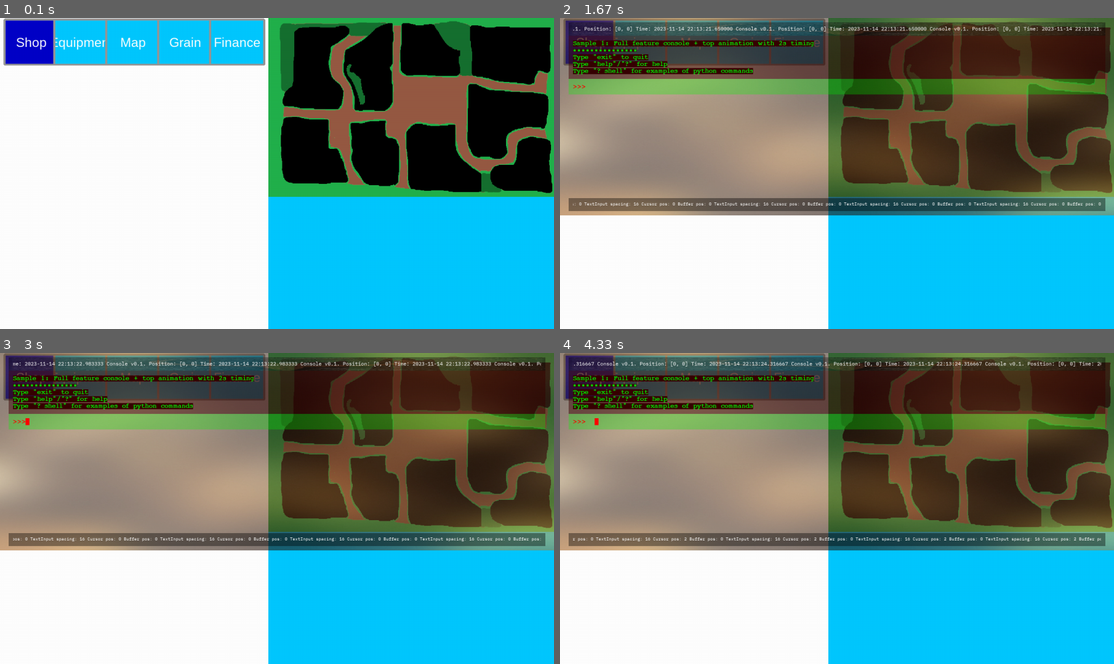
Above: before the commit, frames 1-4 (two rows, left to right).
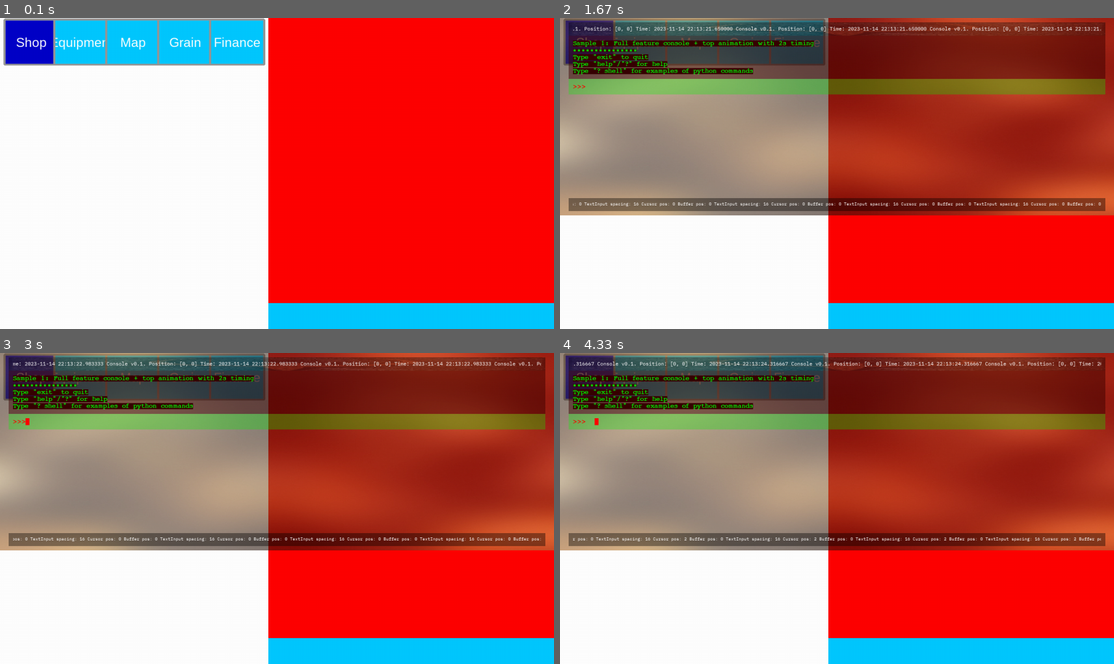
Above: after the commit, the same moments.

Repository: CaptainDeathead/Farm-CEO-ng
Game: pygame game, started from game/main.py
Same seed, same stepped clock (60 frames per second), same inputs: the game is played once before the commit and once after it.
Inputs (mouse positions are in pixels of both pictures, inside the frame that each line leads up to):
- Up to frame 1 (0.1 s): no input
- Up to frame 2 (1.67 s): click (692, 42) at 0.38 s; click (593, 42) at 0.72 s; tap F1 at 1 s; tap Enter at 1.33 s
- Up to frame 3 (3 s): tap Space at 1.67, 2.57, 2.9 s; hold Right 2-2.47 s; hold Up 2.5-2.8 s; hold Right from 2.83 s (still down); tap Home at 2.98 s
- Up to frame 4 (4.33 s): tap Space at 3.2, 3.4, 3.7, 3.97, 4.3 s; release Right at 3.3 s; hold Left 3.33-3.87 s; hold Down 3.9-4.2 s; hold Left from 4.23 s (still down)

The runs differ from the first frame. In frame 1, 47% of the frame differs, in the area x 48-100%, y 0-92%; in frame 2, 47%; in frame 3, 47%; in frame 4, 47%.

Commit message:
Map upgrades and map configs

Diff:
--- /dev/null
+++ b/game/assets/Data/Maps/green_spring.json
@@ -0,0 +1,81 @@
+{
+    "name": "Green Spring",
+    "creator": "CaptainDeathead & TobyHall633",
+    "version": "v1.0.0",
+    "filename": "green_spring.png",
+    "paddock count": 9,
+    "paddocks": {
+        "1": {
+            "hectares": 60,
+            "owned by player": false,
+            "default state": 0,
+            "gate": null
+        },
+        "2": {
+            "hectares": 70,
+            "owned by player": false,
+            "default state": 0,
+            "gate": null
+        },
+        "3": {
+            "hectares": 40,
+            "owned by player": true,
+            "default state": 4,
+            "gate": null
+        },
+        "4": {
+            "hectares": 80,
+            "owned by player": false,
+            "default state": 3,
+            "gate": null
+        },
+        "5": {
+            "hectares": 85,
+            "owned by player": false,
+            "default state": 1,
+            "gate": null
+        },
+        "6": {
+            "hectares": 30,
+            "owned by player": false,
+            "default state": 1,
+            "gate": null
+        },
+        "7": {
+            "hectares": 55,
+            "owned by player": false,
+            "default state": 5,
+            "gate": null
+        },
+        "8": {
+            "hectares": 50,
+            "owned by player": true,
+            "default state": 0,
+            "gate": null
+        },
+        "9": {
+            "hectares": 52,
+            "owned by player": false,
+            "default state": 5,
+            "gate": null
+        }
+    },
+    "roads": {},
+    "sell points": {
+        "0": {
+            "name": "Green Spring Trades",
+            "location": [],
+            "rotation": 0
+        },
+        "1": {
+            "name": "Green Spring Mill",
+            "location": [],
+            "rotation": 0
+        },
+        "2": {
+            "name": "Green Spring Bakery",
+            "location": [],
+            "rotation": 0
+        }
+    }
+}
--- a/game/farm_ceo.py
+++ b/game/farm_ceo.py
@@ -6,6 +6,7 @@
 
 from UI.panel import Panel
 
+from typing import Dict
 from data import *
 
 logging.basicConfig()
@@ -13,14 +14,17 @@
 logging.basicConfig(level=logging.NOTSET)
 
 class Map:
-    def __init__(self, screen: pg.Surface, surface: pg.Surface) -> None:
+    def __init__(self, screen: pg.Surface, map_image_with_cfg: Tuple[pg.Surface, Dict[str, any]]) -> None:
         self.screen: pg.Surface = screen
 
         self.SCREEN_WIDTH: int = self.screen.get_width()
         self.SCREEN_HEIGHT: int = self.screen.get_height()
 
-        self.original_surface: pg.Surface = surface
+        self.original_surface: pg.Surface = map_image_with_cfg[0]
         self.surface: pg.Surface = self.original_surface
+
+        self.map_cfg: Dict[str, any] = map_image_with_cfg[1]
+
         self.rect = self.surface.get_rect()
 
         self._fit_image()
@@ -36,6 +40,10 @@
     def render(self) -> None:
         self.screen.blit(self.surface, (self.x, self.y))
 
+class PaddockManager:
+    def __init__(self) -> None:
+        ...
+
 class FarmCEO:
     RESOURCE_MANAGER: ResourceManager = ResourceManager()
 
@@ -48,7 +56,7 @@
         self.clock: pg.time.Clock = clock
         self.events: Events = events
 
-        self.map: Map = Map(self.screen, self.RESOURCE_MANAGER.load_image("map.png", (self.WIDTH, self.HEIGHT))) # map estimated to be almost screen size
+        self.map: Map = Map(self.screen, self.RESOURCE_MANAGER.load_map("green_spring.png")) # map estimated to be almost screen size
 
         self.panel: Panel = Panel(self.screen, events)
 
--- a/game/main.py
+++ b/game/main.py
@@ -34,6 +34,8 @@
 
     def main(self) -> None:
         pg.display.set_caption(self.TITLE)
+        pg.display.set_icon(self.farm_ceo.RESOURCE_MANAGER.load_image("game_icon.png", (100, 100)))
+
         while 1:
             events = pg.event.get()
             self.events.process_events(events)
--- a/game/resource_manager.py
+++ b/game/resource_manager.py
@@ -18,6 +18,7 @@
     PATH: str = os.path.abspath('.')
     ASSETS_PATH: str = f"{PATH}/assets"
     DATA_PATH: str = f"{ASSETS_PATH}/Data"
+    MAPS_PATH: str = f"{DATA_PATH}/Maps"
 
     @staticmethod
     def _fmt_read_error(obj_type: str, obj_path: str, err_msg: str) -> str:
@@ -33,7 +34,7 @@
         image = pg.Surface(expected_size)
 
         try:
-            image = pg.image.load(f"{self.DATA_PATH}/{image_path}")
+            image = pg.image.load(f"{self.DATA_PATH}/{image_path}").convert_alpha()
 
         except pg.error as message:
             pg.draw.rect(image, (255, 0, 0), (0, 0, expected_size[0], expected_size[1])) # Red rectangle to show image load error to user
@@ -112,3 +113,16 @@
         success = self.write_text_file(self, json_str, json_path)
 
         return success
+
+    def load_map(self, map_name: str) -> Tuple[pg.Surface, Dict[str, any]]:
+        """map_name: str (relative to `MAPS_PATH`)"""
+
+        map_cfg = self.load_json(f"Maps/{map_name}")
+
+        if map_cfg == {}:
+            logging.error(self._fmt_read_error("map config", map_name, "Map configuration file does not exist or its configuration is invalid!"))
+            return (self.load_image("", (1000, 1000)), {}) # return blank map
+
+        map_file = map_cfg.get("filename", "")
+
+        return (self.load_image(map_file, (1000, 1000)), map_cfg)
Binary file removed: game/assets/Data/1.png
Renamed: game/assets/Data/map.png -> game/assets/Data/Maps/green_spring.png
Binary file added: game/assets/Data/game_icon.png
Not shown, removed: game/assets/Data/xp.psd
Not shown, changed: game/bin/farmceo-0.1-arm64-v8a-debug.apk
Not shown, changed: game/buildozer.spec
